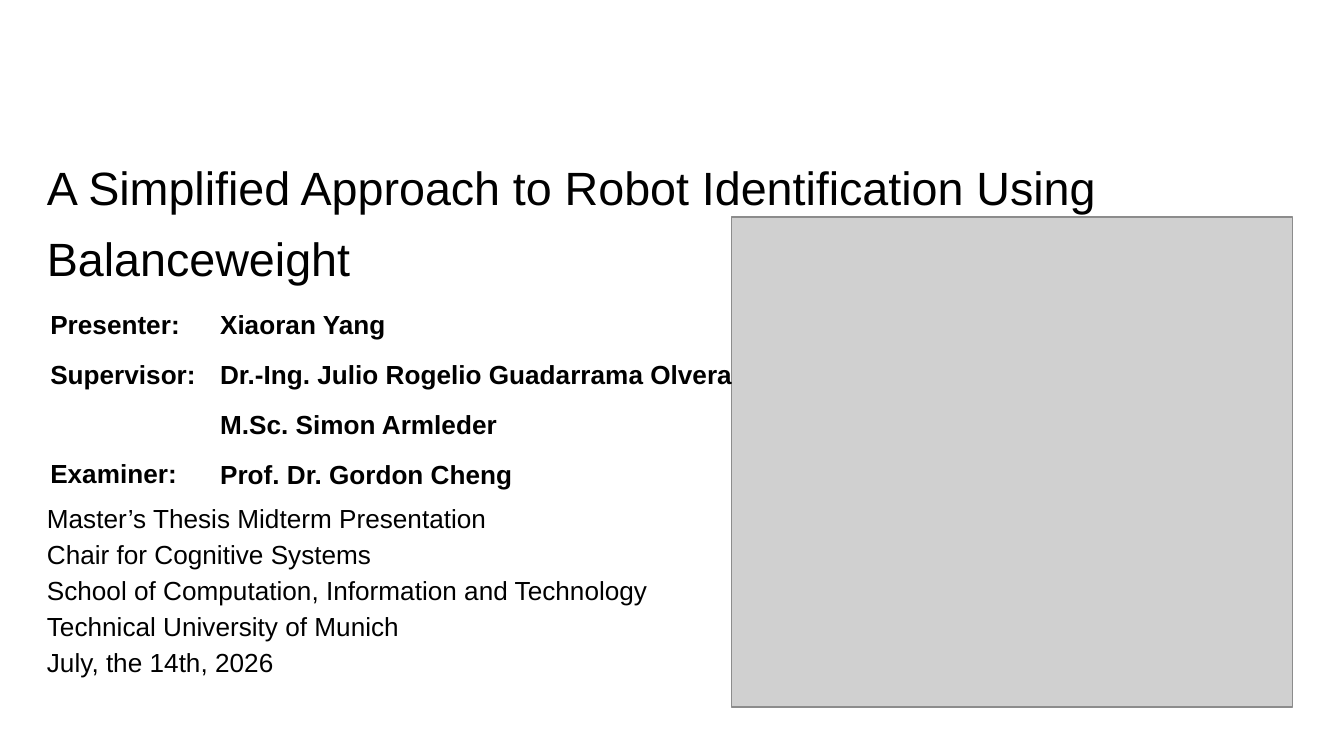
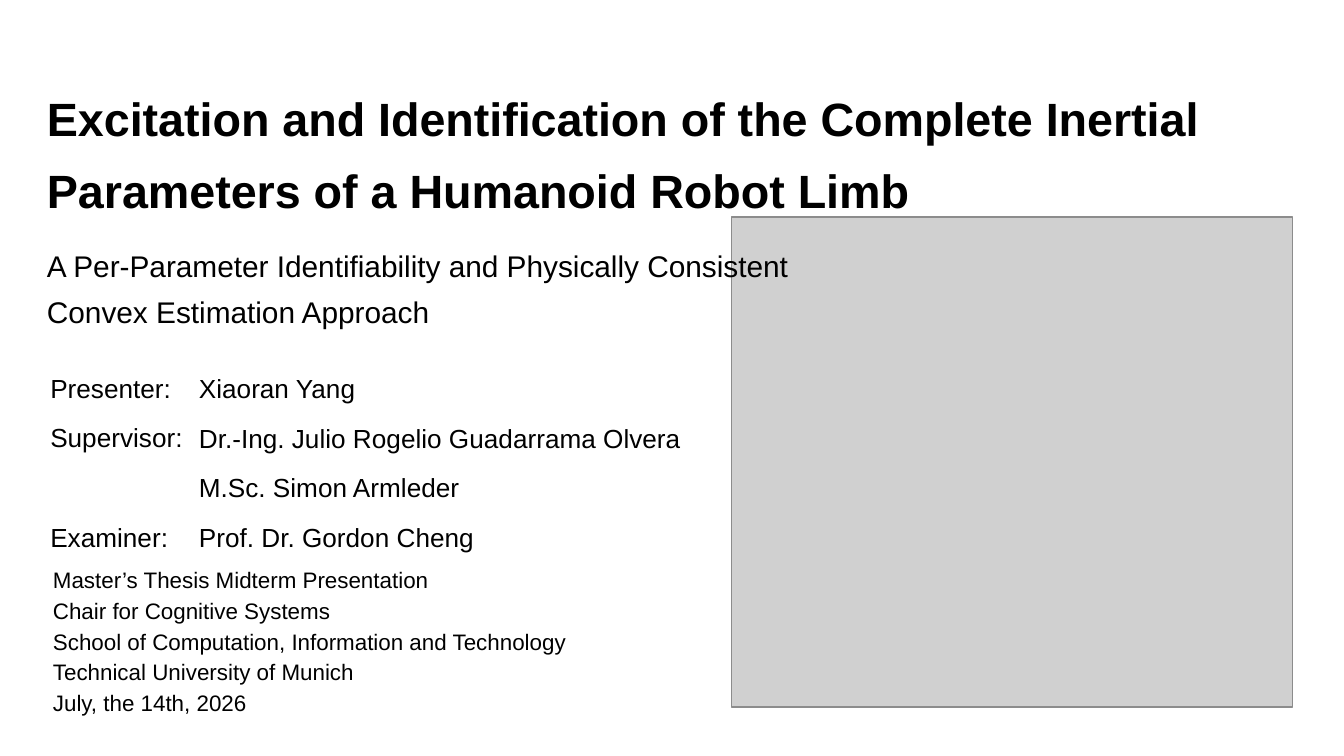
Before and after one commit to IDoccupled/identification, a slide deck: slide 1 of presentation/Midterm.odp. Drawn at 1344x756 pixels with LibreOffice and Linux fonts; fonts in the diff are those of the drawing; grey boxes stand for pictures; background and template pictures are left out. Boxes give left, top, right and bottom in pixels: in the first picture for what was removed or moved away, otherwise in the second. Text is boxed around its words. In the diff, an @@ line names an element or a change of style, - is before the commit and + after.

```diff
--- a/presentation/Midterm.odp
+++ b/presentation/Midterm.odp
@@ title at box(47, 102, 1199, 217): text changed; bold on @@
-A Simplified Approach to Robot Identification Using Balanceweight
+Excitation and Identification of the Complete Inertial Parameters of a Humanoid Robot Limb
@@ title added at box(47, 254, 788, 329), 16 pt, text #000000 @@
+A Per-Parameter Identifiability and Physically Consistent Convex Estimation Approach
@@ text "Presenter:": place and size @@
-text "Presenter:" at box(50, 316, 195, 484)
+text "Presenter:" at box(50, 380, 182, 548)
@@ text "Presenter:" at box(50, 380, 182, 548): bold off @@
@@ text "Xiaoran Yang" at box(199, 379, 680, 553): bold off @@
@@ text "Xiaoran Yang": place and size @@
-text "Xiaoran Yang" at box(220, 315, 731, 489)
+text "Xiaoran Yang" at box(199, 379, 680, 553)
@@ text "Master’s Thesis Midterm Presentation": place and size @@
-text "Master’s Thesis Midterm Presentation" at box(47, 509, 647, 678)
+text "Master’s Thesis Midterm Presentation" at box(53, 571, 566, 716)
@@ text "Master’s Thesis Midterm Presentation" at box(53, 571, 566, 716): size 14 to 12 pt; line spacing 1.15 to 1.5 @@
```
Also in this commit, not shown: 6 other slides changed, 2 slides added, 3 slides removed.
